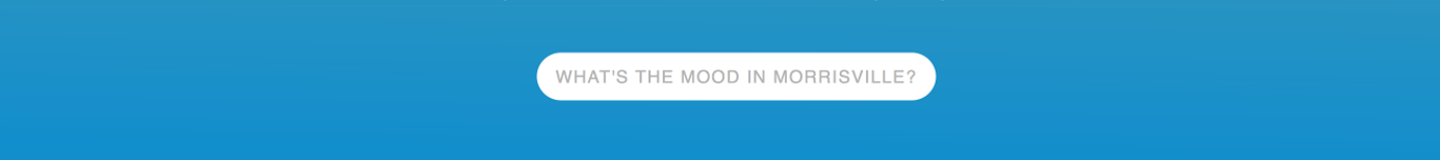
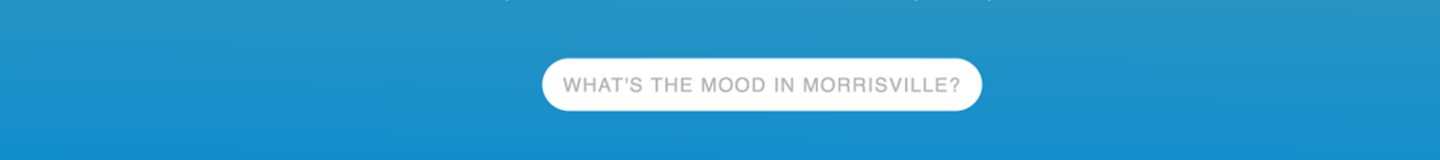
Layer changes from the first 1440×160 image to the second:
painted on "motw.png" over [0,0,1440,160]
